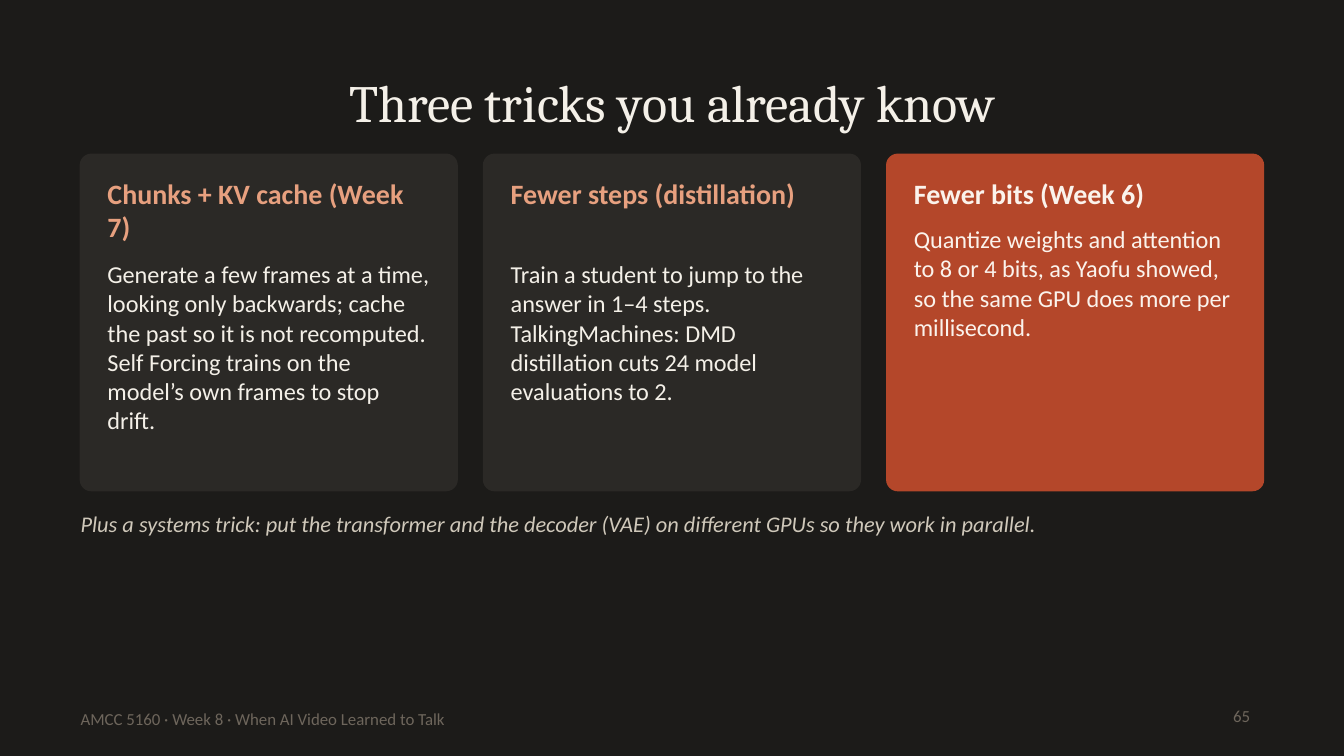
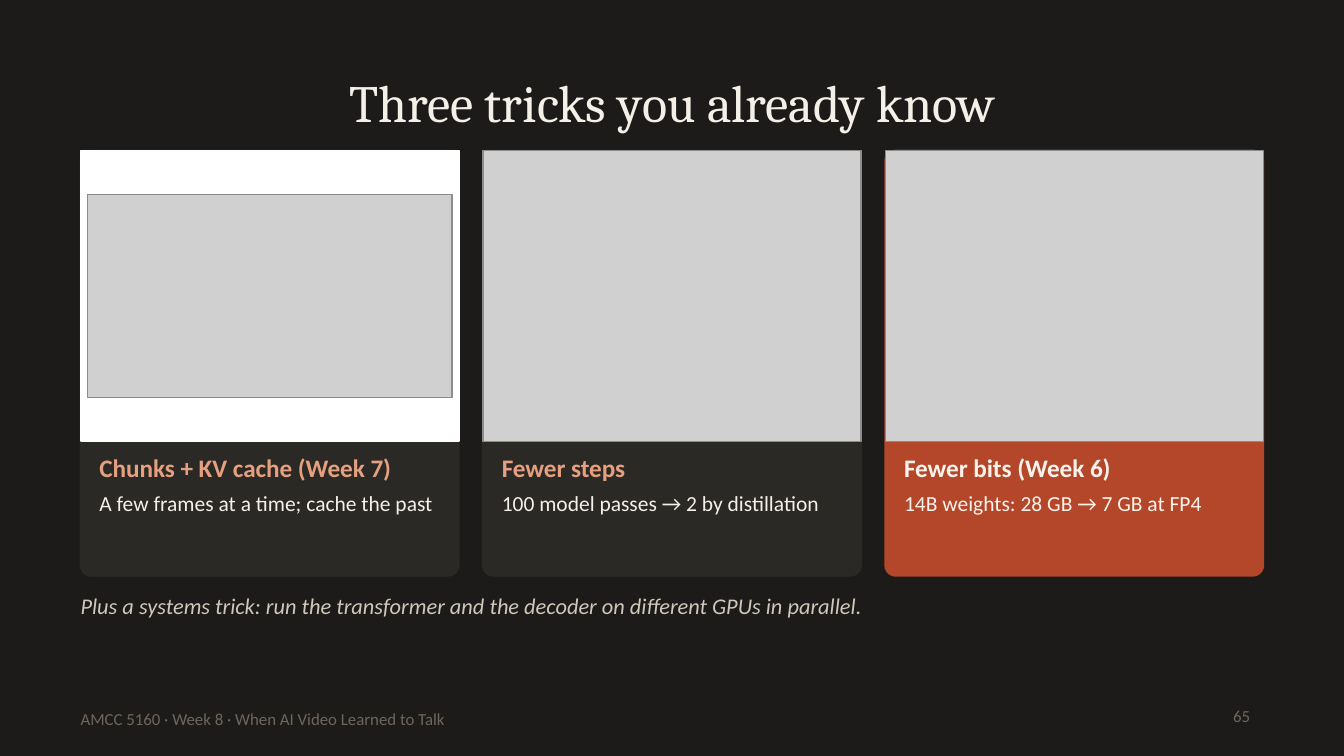
Before and after one commit to leehomyc/leehomyc.github.io, a slide deck: slide 65 of amcc5160/lecture-08/downloads/Lecture08_Slides.pptx. Drawn at 1344x756 pixels with LibreOffice and Linux fonts; fonts in the diff are those of the drawing; grey boxes stand for pictures. Boxes give left, top, right and bottom in pixels: in the first picture for what was removed or moved away, otherwise in the second. Text is boxed around its words. In the diff, an @@ line names an element or a change of style, - is before the commit and + after.

```diff
--- a/amcc5160/lecture-08/downloads/Lecture08_Slides.pptx
+++ b/amcc5160/lecture-08/downloads/Lecture08_Slides.pptx
@@ rounded rectangle: place and size @@
-rounded rectangle at [81,155,457,491]
+rounded rectangle at [81,151,458,575]
@@ rectangle added at [81,151,458,441], fill #FFFFFF, outline #FFFFFF 1 pt @@
@@ rounded rectangle: place and size @@
-rounded rectangle at [484,155,860,491]
+rounded rectangle at [482,151,860,575]
@@ picture added at [482,151,860,441] @@
@@ proportions changed in 3 elements at [81,151,458,575], [482,151,860,575], [886,151,1263,575] @@
@@ rounded rectangle: place and size @@
-rounded rectangle at [887,155,1263,491]
+rounded rectangle at [886,151,1263,575]
@@ picture added at [886,151,1263,441] @@
@@ picture added at [87,195,452,398] @@
@@ text removed at [914,231,1230,336] @@
-Quantize weights and attention to 8 or 4 bits, as Yaofu showed, so the same GPU does more per millisecond.
@@ text removed at [107,266,429,429] @@
-Generate a few frames at a time, looking only backwards; cache the past so it is not recomputed. Self Forcing trains on the model’s own frames to stop drift.
@@ text removed at [511,266,803,400] @@
-Train a student to jump to the answer in 1–4 steps. TalkingMachines: DMD distillation cuts 24 model evaluations to 2.
@@ text "Chunks + KV cache (Week ...": place and size @@
-text "Chunks + KV cache (Week ..." at [107,183,404,241]
+text "Chunks + KV cache (Week ..." at [99,458,392,481]
@@ text "Chunks + KV cache (Week ..." at [99,458,392,481]: size 15 to 13.5 pt @@
@@ text at [502,460,625,481]: text changed; size 15 to 13.5 pt @@
-Fewer steps (distillation)
+Fewer steps
@@ text "Fewer bits (Week 6)" at [904,458,1111,481]: size 15 to 13.5 pt @@
@@ text "Fewer bits (Week 6)": place and size @@
-text "Fewer bits (Week 6)" at [914,183,1144,208]
+text "Fewer bits (Week 6)" at [904,458,1111,481]
@@ text added at [99,496,432,515], 11.5 pt, text #F4F0E8 @@
+A few frames at a time; cache the past
@@ text added at [502,496,819,515], 11.5 pt, text #F4F0E8 @@
+100 model passes → 2 by distillation
@@ text added at [904,496,1202,515], 11.5 pt, text #FBF3EC @@
+14B weights: 28 GB → 7 GB at FP4
@@ text at [81,598,862,618]: text changed @@
-Plus a systems trick: put the transformer and the decoder (VAE) on different GPUs so they work in parallel.
+Plus a systems trick: run the transformer and the decoder on different GPUs in parallel.
```
Also in this commit, not shown: 30 other slides changed, 1 slide added, 1 slide removed, 39 other files.
